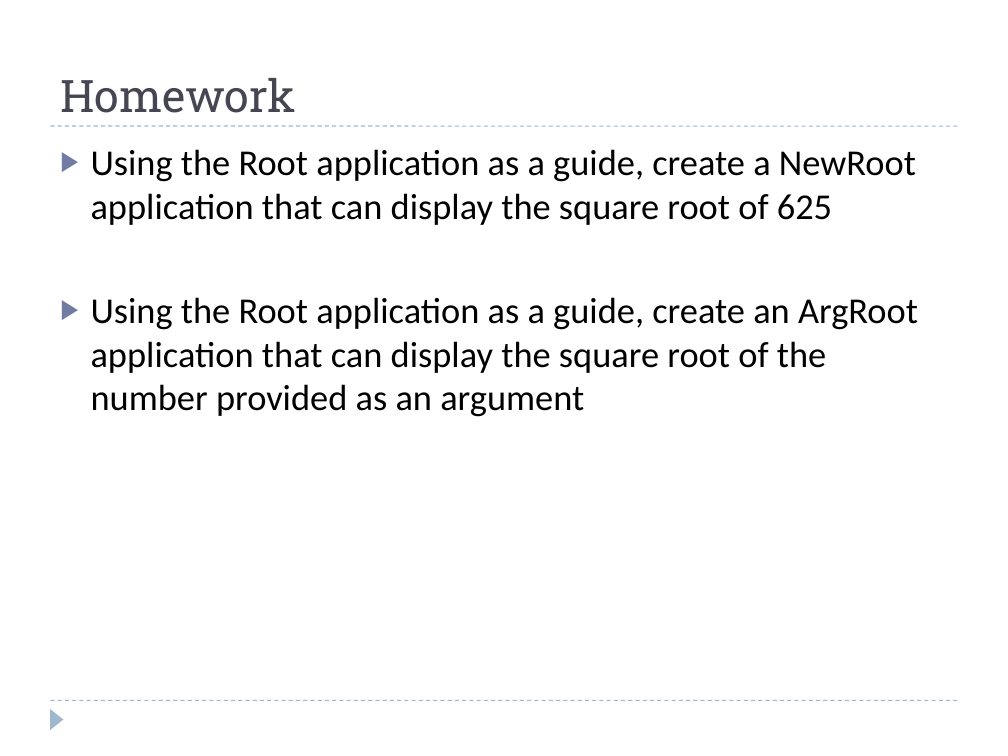
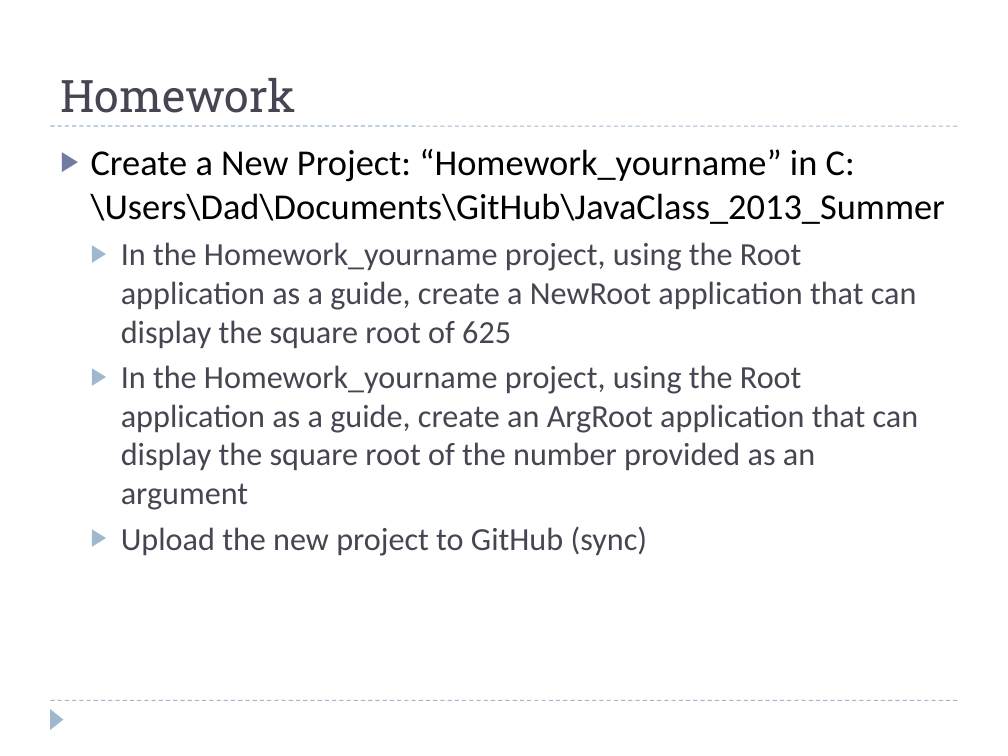
Before and after one commit to fujiboy/JavaClass_2013_Summer, a slide deck: slide 45 of Introduction to Java Programming.pptx (slide 44 before the commit). Drawn at 1008x756 pixels with LibreOffice and Linux fonts; fonts in the diff are those of the drawing; background and template pictures are left out. Boxes give left, top, right and bottom in pixels: in the first picture for what was removed or moved away, otherwise in the second. Text is boxed around its words. In the diff, an @@ line names an element or a change of style, - is before the commit and + after.

Commit message:
Final Tweaks for Chapter 4
Added details for GitHub, java path, command line running

```diff
--- a/Introduction to Java Programming.pptx
+++ b/Introduction to Java Programming.pptx
@@ text at [91, 149, 945, 556]: text changed; size 26 to 23 pt; text colour #000000 to #464653 @@
-▶ Using the Root application as a guide, create a NewRoot application that can display the square root of 625
-▶ Using the Root application as a guide, create an ArgRoot application that can display the square root of the number provided as an argument
+▶ Create a New Project: “Homework_yourname” in C:\Users\Dad\Documents\GitHub\JavaClass_2013_Summer
+  ▶ In the Homework_yourname project, using the Root application as a guide, create a NewRoot application that can display the square root of 625
+  ▶ In the Homework_yourname project, using the Root application as a guide, create an ArgRoot application that can display the square root of the number provided as an argument
+  ▶ Upload the new project to GitHub (sync)
```
Also in this commit, not shown: 2 other slides changed, 4 slides added.
